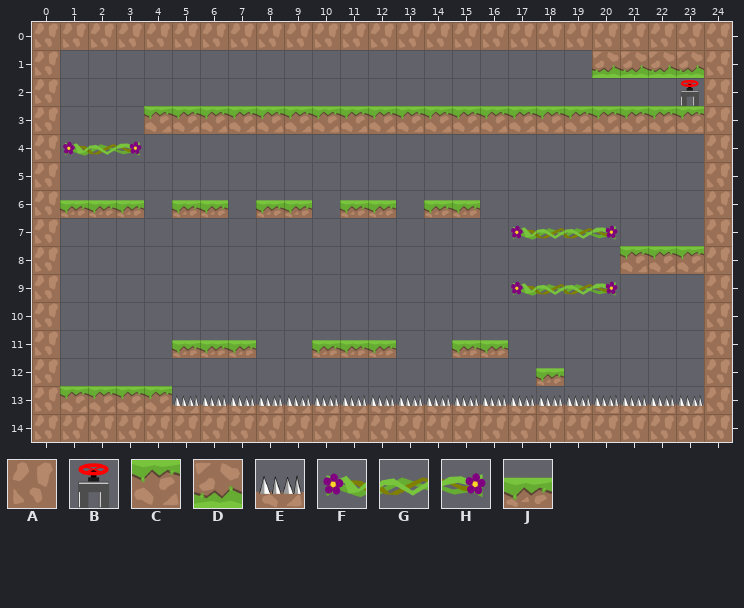
Tiled map: android/assets/levels/ins_level_17.tmx. Above, as it was before the edit.
Cells are 128x128 px. Shown: x 0..24, y 0..14.
Key: from "tiles_128x128": A 0, B 10, C 12, D 13, E 15, F 21, G 22, H 23, J 29.
_ is an empty cell.
Layers that did not change in this view are not listed.
Layer "graphics" before, first column x 0:
 0 AAAAAAAAAAAAAAAAAAAAAAAAA
 1 A___________________DDDDA
 2 A______________________BA
 3 A___CCCCCCCCCCCCCCCCCCCCA
 4 AFGH____________________A
 5 A_______________________A
 6 AJJJ_JJ_JJ_JJ_JJ________A
 7 A________________FGGH___A
 8 A____________________CCCA
 9 A________________FGGH___A
10 A_______________________A
11 A____JJJ__JJJ__JJ_______A
12 A_________________J_____A
13 ACCCCEEEEEEEEEEEEEEEEEEEA
14 AAAAAAAAAAAAAAAAAAAAAAAAA
And afterwards:
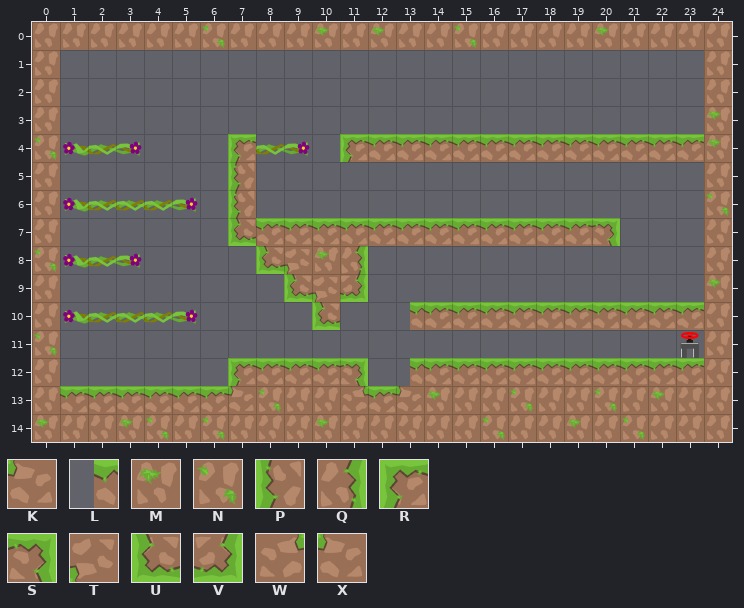
Further tiles: from "tiles_128x128": K 11, L 20; from "tiles_128x128_green": M 7, N 8, P 9, Q 10, R 18, S 19, T 25, U 27, V 28, W 33, X 34.
Diff:
{"where": "layer \"graphics\""}
{"y":0,"x":6,"old":"A","new":"N"}
{"y":0,"x":10,"old":"A","new":"M"}
{"y":0,"x":12,"old":"A","new":"M"}
{"y":0,"x":15,"old":"A","new":"N"}
{"y":0,"x":20,"old":"A","new":"M"}
{"y":1,"x":20,"old":"DDDD","new":"____"}
{"y":2,"x":23,"old":"B","new":"_"}
{"y":3,"x":4,"old":"CCCCCCCCCCCCCCCCCCCCA","new":"____________________M"}
{"y":4,"x":0,"old":"A","new":"N"}
{"y":4,"x":7,"old":"___","new":"RGH"}
{"y":4,"x":11,"old":"_____________A","new":"RCCCCCCCCCCCCM"}
{"y":5,"x":7,"old":"_","new":"P"}
{"y":6,"x":1,"old":"JJJ_JJ_JJ","new":"FGGGH_P__"}
{"y":6,"x":11,"old":"JJ","new":"__"}
{"y":6,"x":14,"old":"JJ","new":"__"}
{"y":6,"x":24,"old":"A","new":"N"}
{"y":7,"x":7,"old":"__________FGGH","new":"UCCCCCCCCCCCCS"}
{"y":8,"x":0,"old":"A___","new":"NFGH"}
{"y":8,"x":8,"old":"____","new":"UTMQ"}
{"y":8,"x":21,"old":"CCC","new":"___"}
{"y":9,"x":9,"old":"___","new":"UTV"}
{"y":9,"x":17,"old":"FGGH","new":"____"}
{"y":9,"x":24,"old":"A","new":"M"}
{"y":10,"x":1,"old":"_____","new":"FGGGH"}
{"y":10,"x":10,"old":"_","new":"U"}
{"y":10,"x":13,"old":"___________","new":"LCCCCCCCCCC"}
{"y":11,"x":0,"old":"A","new":"N"}
{"y":11,"x":5,"old":"JJJ","new":"___"}
{"y":11,"x":10,"old":"JJJ","new":"___"}
{"y":11,"x":15,"old":"JJ","new":"__"}
{"y":11,"x":23,"old":"_","new":"B"}
{"y":12,"x":7,"old":"_____","new":"RCCCS"}
{"y":12,"x":13,"old":"_____J_____","new":"LCCCCCCCCCC"}
{"y":13,"x":5,"old":"EEEEEEEEEEEEEEEEEEE","new":"CCXNAAWCKMAANAANAMA"}
{"y":14,"x":0,"old":"A","new":"M"}
{"y":14,"x":3,"old":"AA","new":"MN"}
{"y":14,"x":6,"old":"A","new":"N"}
{"y":14,"x":10,"old":"A","new":"M"}
{"y":14,"x":16,"old":"A","new":"N"}
{"y":14,"x":19,"old":"A","new":"M"}
{"y":14,"x":21,"old":"A","new":"N"}
{"label":"changed","picture_box":[33,25,729,440]}
